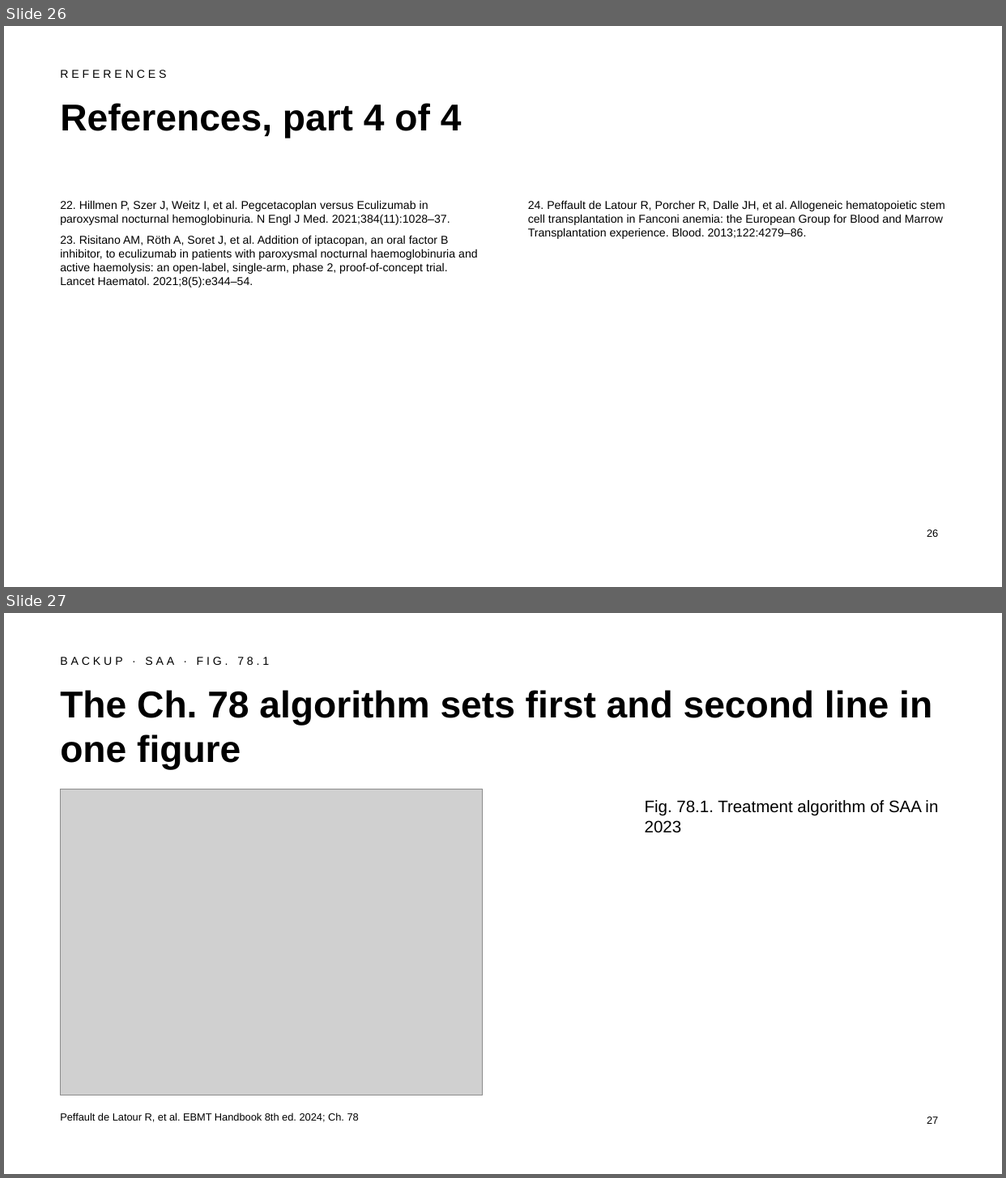
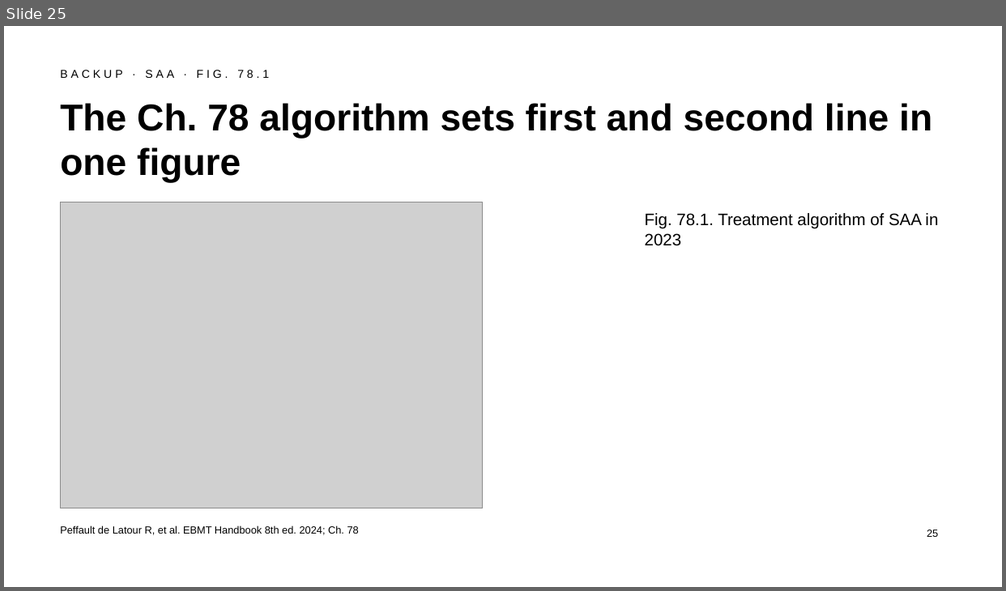
Before and after one commit to htlin222/ebmt-handbook-skill, a slide deck: slides/decks/s25-aplastic-anaemia-ibmfs.pptx. Shown one above the other, each under a label of ours: slides 26 and 27 before the commit, slide 25 after it. The pictures are 1006x1178 and 1006x591 pixels, drawn with LibreOffice and Linux fonts; fonts in the diff are those of the drawing; grey boxes stand for pictures. Boxes give left, top, right and bottom in pixels: in the first picture for what was removed or moved away, otherwise in the second. Text is boxed around its words. In the diff, an @@ line names an element or a change of style, - is before the commit and + after.

```diff
--- a/slides/decks/s25-aplastic-anaemia-ibmfs.pptx
+++ b/slides/decks/s25-aplastic-anaemia-ibmfs.pptx
@@ slide 26 removed at box(4, 26, 1002, 587), background #FFFFFF @@
@@ text removed at box(60, 70, 166, 78) @@
-REFERENCES
@@ title removed at box(60, 103, 462, 139) @@
-References, part 4 of 4
@@ text removed at box(60, 200, 478, 288) @@
-22. Hillmen P, Szer J, Weitz I, et al. Pegcetacoplan versus Eculizumab in paroxysmal nocturnal hemoglobinuria. N Engl J Med. 2021;384(11):1028–37.
-23. Risitano AM, Röth A, Soret J, et al. Addition of iptacopan, an oral factor B inhibitor, to eculizumab in patients with paroxysmal nocturnal haemoglobinuria and active haemolysis: an open-label, single-arm, phase 2, proof-of-concept trial. Lancet Haematol. 2021;8(5):e344–54.
@@ text removed at box(528, 200, 945, 239) @@
-24. Peffault de Latour R, Porcher R, Dalle JH, et al. Allogeneic hematopoietic stem cell transplantation in Fanconi anemia: the European Group for Blood and Marrow Transplantation experience. Blood. 2013;122:4279–86.
@@ page number removed at box(927, 530, 938, 537) @@
-26
@@ what was slide 27 is now slide 25 @@
@@ page number at box(927, 530, 938, 537): text changed @@
-27
+25
```
Also in this commit, not shown: 6 slides changed, 1 other slide removed, 22 other files.
